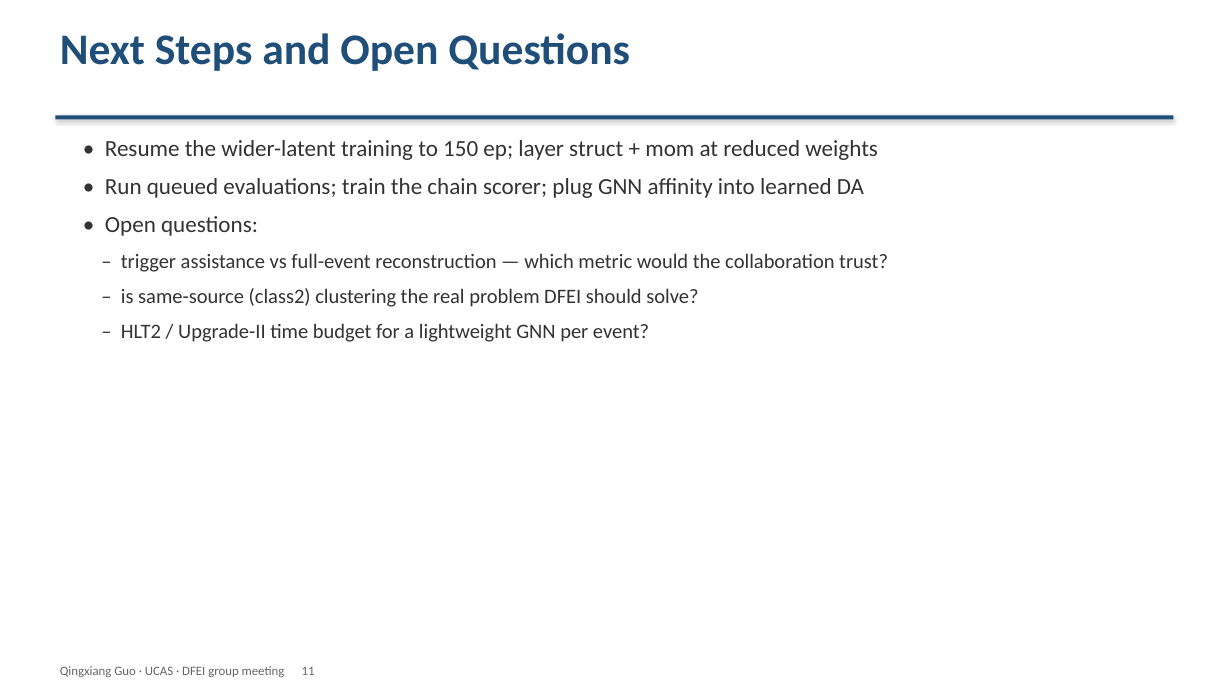
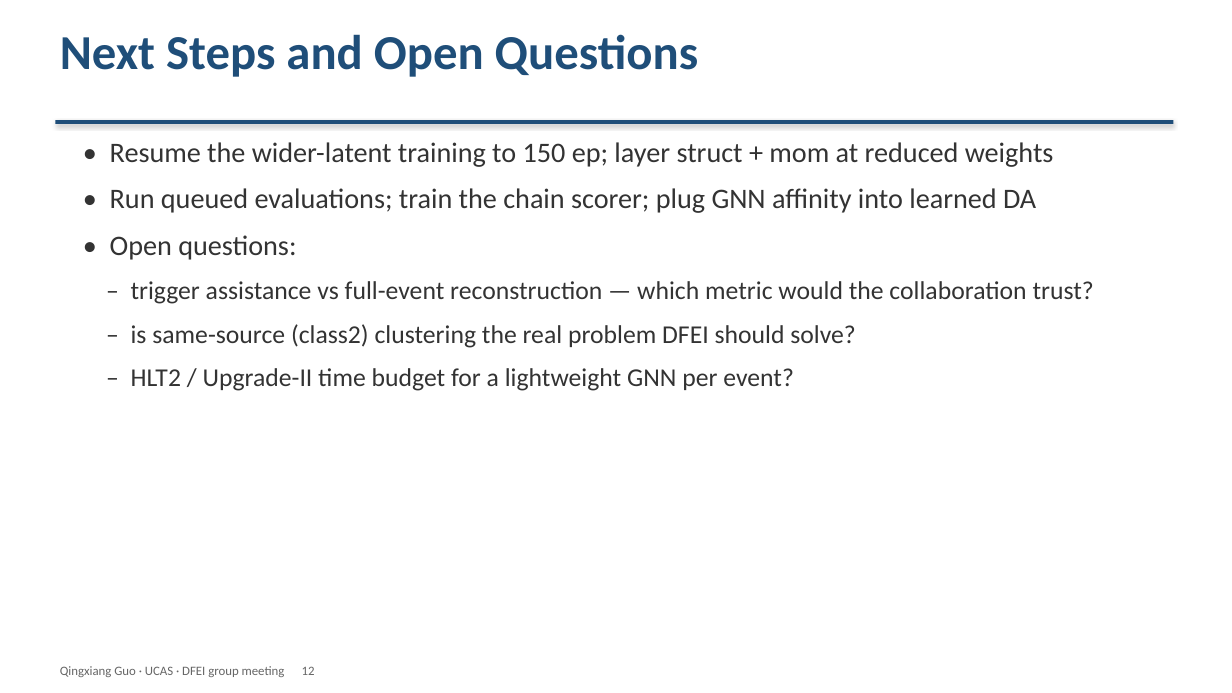
Before and after one commit to Aniedrew/dfei_ift, a slide deck: slide 12 of meeting_figs/DFEI_progress_20260902_EN.pptx (slide 11 before the commit). Drawn at 1232x693 pixels with LibreOffice and Linux fonts; fonts in the diff are those of the drawing. Boxes give left, top, right and bottom in pixels: in the first picture for what was removed or moved away, otherwise in the second. Text is boxed around its words. In the diff, an @@ line names an element or a change of style, - is before the commit and + after.

Commit message:
docs: deck v4 (24pt body, full v38-line coverage, bug details removed) + matching script

```diff
--- a/meeting_figs/DFEI_progress_20260902_EN.pptx
+++ b/meeting_figs/DFEI_progress_20260902_EN.pptx
@@ text "Next Steps and Open Questions" at (60, 34, 698, 77): size 34 to 38 pt @@
@@ rectangle: place and size @@
-rectangle at (55, 116, 1174, 119)
+rectangle at (55, 120, 1174, 124)
@@ text "• Resume the wider-latent training ..." at (110, 142, 1094, 391): size 18 to 22 pt in "• Resume the wider-latent training to 150 ...", "• Run queued evaluations; train the chain ...", "• Open questions:"; size 16 to 20 pt in "– trigger assistance vs full-event reconstruction — ...", "– is same-source (class2) clustering the real ...", "– HLT2 / Upgrade-II time budget for ..."; more space between paragraphs @@
@@ text at (60, 666, 315, 677): text changed @@
-Qingxiang Guo · UCAS · DFEI group meeting 11
+Qingxiang Guo · UCAS · DFEI group meeting 12
```
Also in this commit, not shown: 10 other slides changed, 1 slide added, 2 other files.
